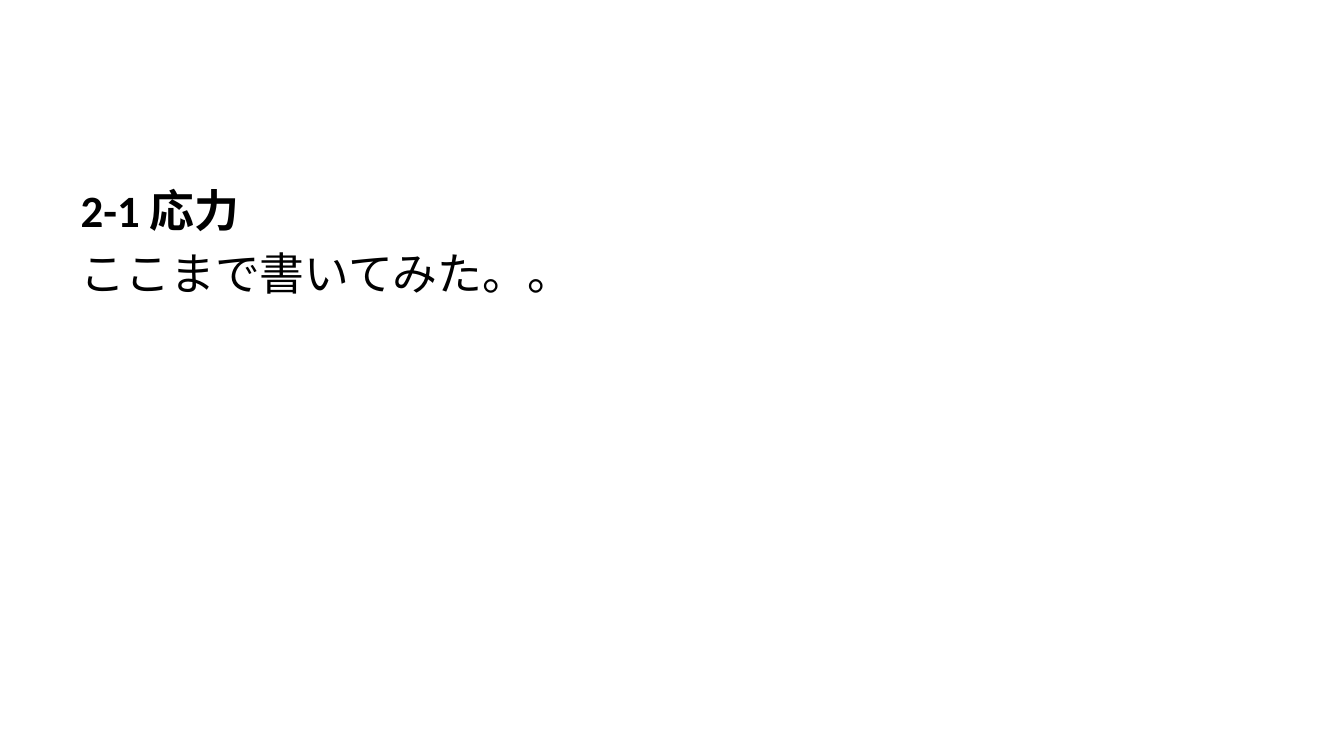
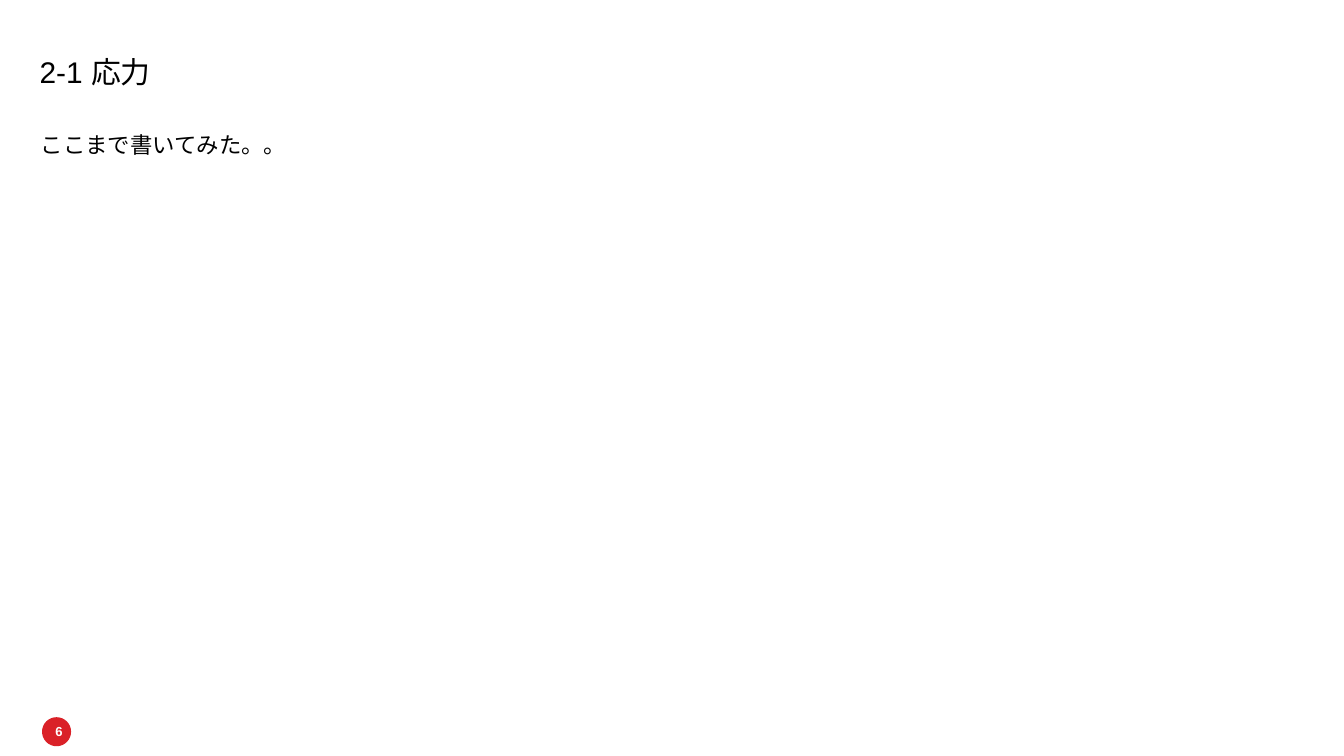
Before and after one commit to akmiccom/markdown_powerpoint, a slide deck: slide 6 of powerpoint/test_writing.pptx (slide 7 before the commit). Drawn at 1344x756 pixels with LibreOffice and Linux fonts; fonts in the diff are those of the drawing; background and template pictures are left out. Boxes give left, top, right and bottom in pixels: in the first picture for what was removed or moved away, otherwise in the second. Text is boxed around its words. In the diff, an @@ line names an element or a change of style, - is before the commit and + after.

```diff
--- a/powerpoint/test_writing.pptx
+++ b/powerpoint/test_writing.pptx
@@ title added at <box>40,58,151,86</box>, 16 pt, text #000000 @@
+2-1 応力
@@ text "ここまで書いてみた。。": place and size @@
-text "ここまで書いてみた。。" at <box>81,189,573,294</box>
+text "ここまで書いてみた。。" at <box>41,134,286,155</box>
@@ text "ここまで書いてみた。。" at <box>41,134,286,155</box>: size 24 to 12 pt, font Calibri to Noto Sans CJK JP; line spacing 1 to 0.9; more space between paragraphs @@
@@ text at <box>81,189,240,231</box>: paragraph removed @@
-2-1 応力
@@ freeform shape added at <box>42,718,71,747</box>, fill #DA2128 @@
@@ page number added at <box>55,727,62,736</box>, 7 pt, text #FFFFFF, bold @@
+6
```
Also in this commit, not shown: 3 other slides changed, 2 slides added, 4 slides removed, 15 other files.
